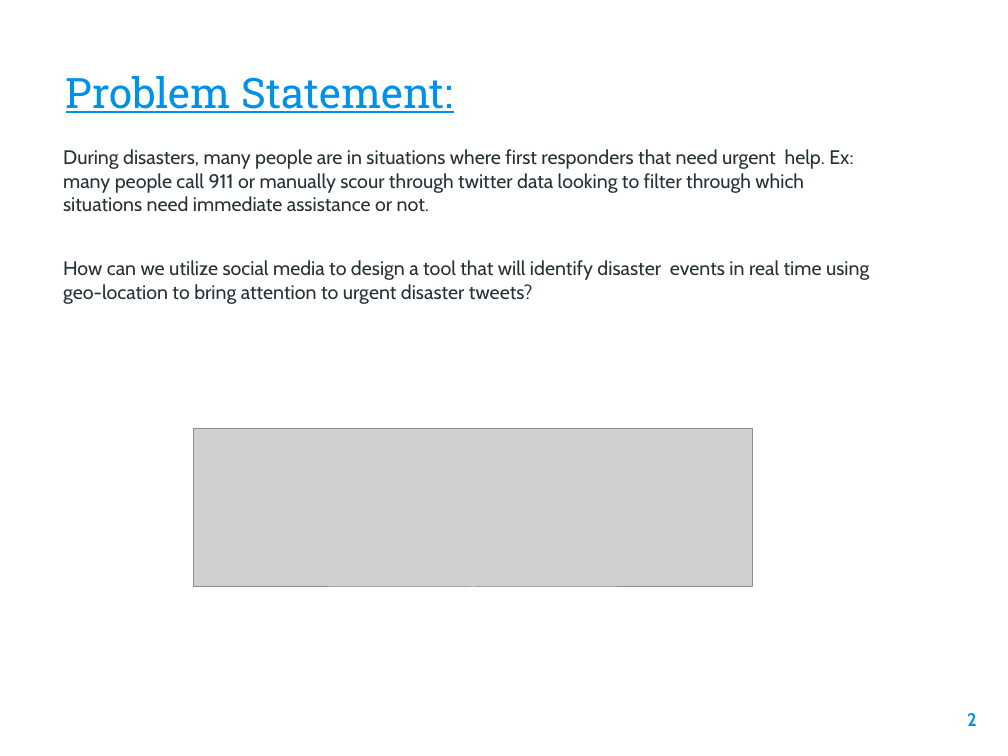
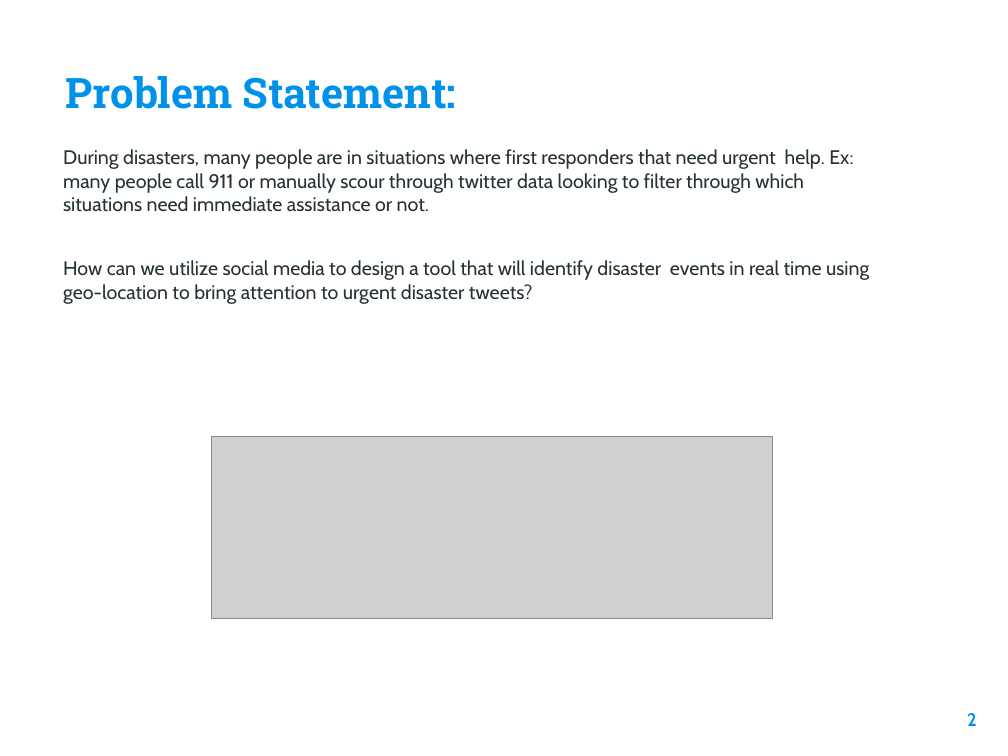
Before and after one commit to eamonious/disaster-tweet-classification, a slide deck: slide 2 of presentation.pptx. Drawn at 1008x756 pixels with LibreOffice and Linux fonts; fonts in the diff are those of the drawing; grey boxes stand for pictures; background and template pictures are left out. Boxes give left, top, right and bottom in pixels: in the first picture for what was removed or moved away, otherwise in the second. Text is boxed around its words. In the diff, an @@ line names an element or a change of style, - is before the commit and + after.

```diff
--- a/presentation.pptx
+++ b/presentation.pptx
@@ title "Problem Statement:" at <box>66,76,456,109</box>: bold on, underline off @@
@@ picture: place and size @@
-picture at <box>194,428,753,588</box>
+picture at <box>212,436,772,618</box>
```
Also in this commit, not shown: 10 other slides changed, 15 other files.
